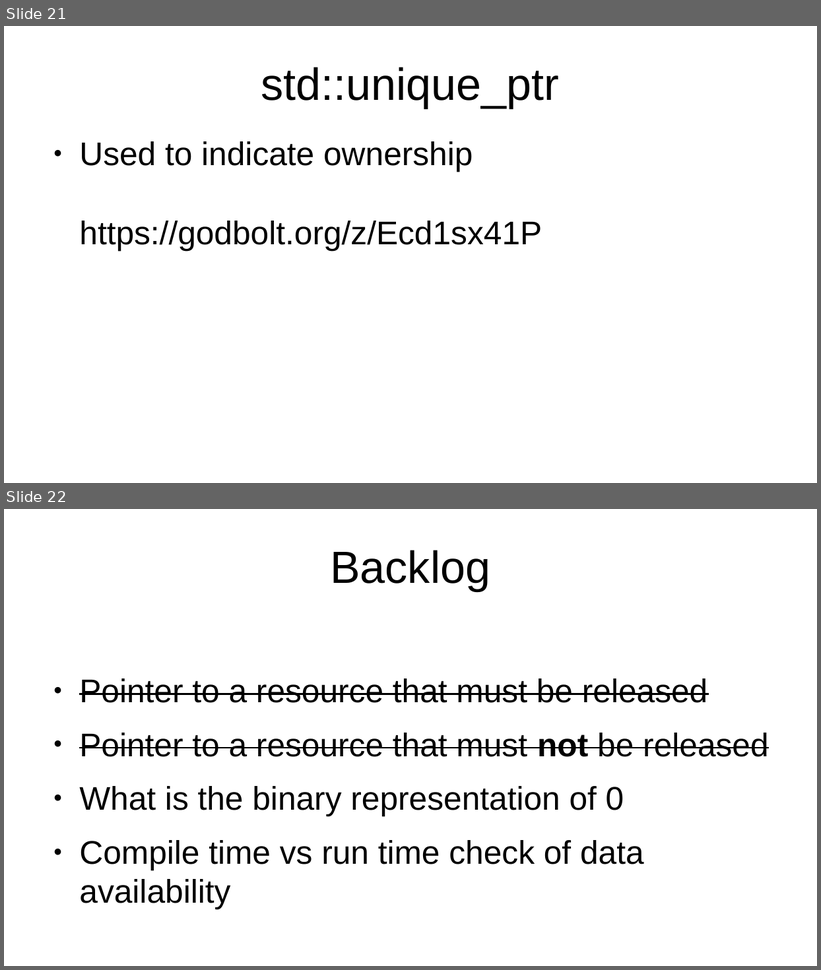
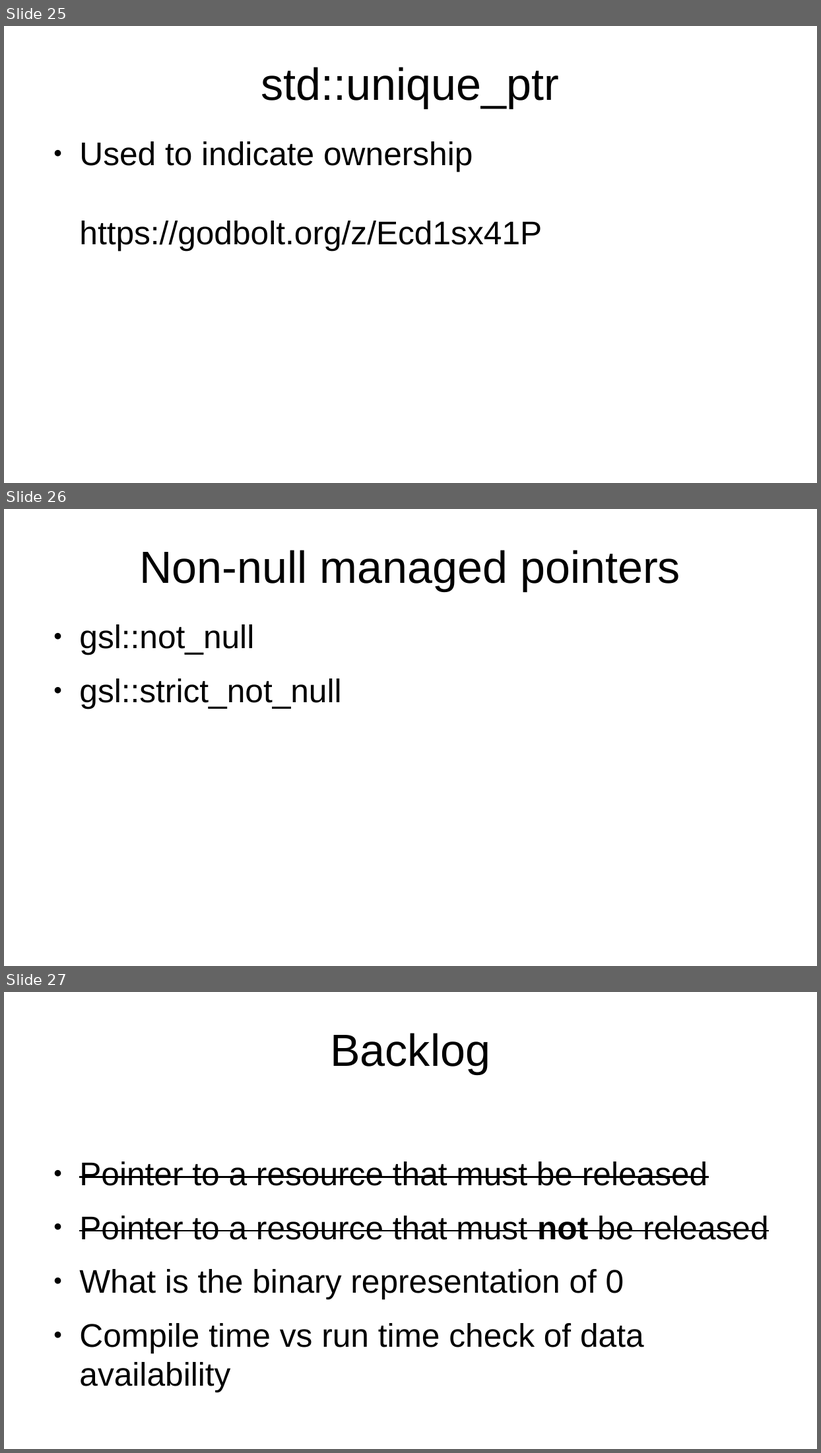
Before and after one commit to marcpawl/nullptr, a slide deck: slideshow.odp. Shown one above the other, each under a label of ours: slides 21 and 22 before the commit, slides 25, 26 and 27 after it. The pictures are 821x970 and 821x1453 pixels, drawn with LibreOffice and Linux fonts; fonts in the diff are those of the drawing. Boxes give left, top, right and bottom in pixels: in the first picture for what was removed or moved away, otherwise in the second. Text is boxed around its words. In the diff, an @@ line names an element or a change of style, - is before the commit and + after.

```diff
--- a/slideshow.odp
+++ b/slideshow.odp
@@ slide 26 added at (4,509,817,966), background #FFFFFF @@
@@ title added at (140,550,680,591), 44 pt, text #000000 @@
+Non-null managed pointers
@@ text added at (79,625,341,708), 32 pt, text #000000 @@
+● gsl::not_null
+● gsl::strict_not_null
@@ what was slide 21 is now slide 25 @@
@@ what was slide 22 is now slide 27 @@
```
Also in this commit, not shown: 1 slide changed, 8 other slides added, 1 slide removed.
